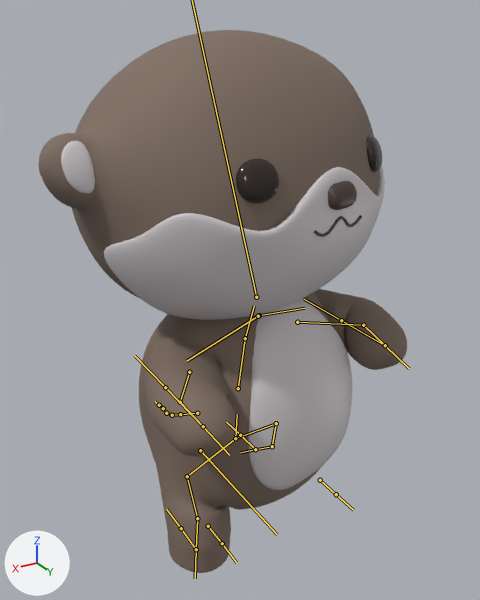
An edit to the FBX model Assets/Modelos/La Original_ nutria.fbx, drawn before and after from the same camera.
One viewpoint serves both versions: a camera (50 mm lens) standing at (1.97, 3.33, 0.74) and looking at (-0.07, -0.06, -0.95). Arrows for +X, +Y and +Z are at lower left; the lights stay in place. Both versions are drawn at frame 30 of the action 'Armature|EmpezarEmpujar'; the numbers are the values there. The bones that bend it are drawn over the model as lines.

Names of what the first picture shows: 'Boca', 'Cabeza', 'Cabeza barbilla', 'Cuerpo', 'Cuerpo panza', 'Forma orejas', 'Nariz', 'Ojos'.
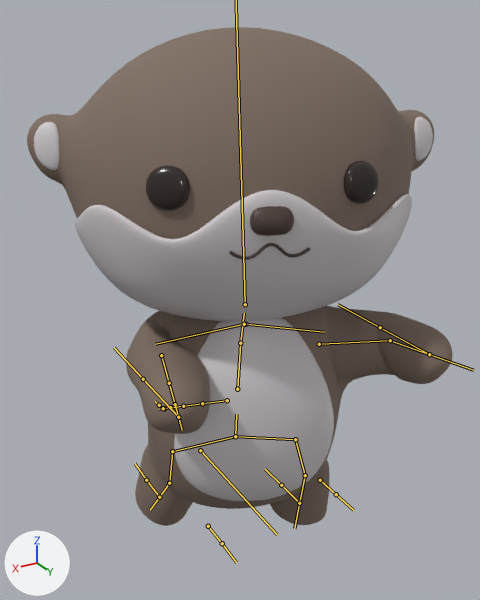
What the commit changed:
Bone 'Columna1' (bone_columna1) moves from (0.0, -0.24, 0.02) to (0.0, -0.2, 0.02).
Bone 'Columna1' (bone_columna1) turns from (-9, 14, -1) to (-14, -21, 3) degrees about its own x, y and z.
Bone 'Brazo.L' (bone_brazo_l) moves from (0.0, 0.0, 0.0) to (0.0, 0.04, 0.0).
Bone 'Brazo.L' (bone_brazo_l) turns from (19, 6, -63) to (21, 1, -21) degrees about its own x, y and z.
Bone 'Mano.L' (bone_mano_l) turns from (-2, -2, -48) to (4, 1, -30) degrees about its own x, y and z.
Bone 'Brazo.R' (bone_brazo_r) moves from (0.0, 0.0, 0.0) to (0.0, 0.01, 0.0).
Bone 'Brazo.R' (bone_brazo_r) turns from (21, -5, 42) to (25, -22, 87) degrees about its own x, y and z.
Bone 'Mano.R' (bone_mano_r) turns from (3, 0, 24) to (5, 4, -6) degrees about its own x, y and z.
Bone 'Rodilla.L' (bone_rodilla_l) turns from (7, 12, 19) to (12, -22, -24) degrees about its own x, y and z.
Bone 'Pie.L' (bone_pie_l) turns from (-1, 0, 14) to (0, 0, 9) degrees about its own x, y and z.
Bone 'Cola1' (bone_cola1) turns from (-7, 0, -13) to (-11, 2, 26) degrees about its own x, y and z.
Bone 'Cola2' (bone_cola2) turns from (-3, 1, -6) to (0, -1, 0) degrees about its own x, y and z.
Bone 'Cola3' (bone_cola3) turns from (0, 0, -3) to (-5, 0, 0) degrees about its own x, y and z.
Bone 'Cola4' (bone_cola4) turns from (1, 0, -1) to (-17, 0, 0) degrees about its own x, y and z.
Bone 'Rodilla.R' (bone_rodilla_r) turns from (11, 13, 36) to (6, -18, -3) degrees about its own x, y and z.
Bone 'Pie.R' (bone_pie_r) turns from (-1, 0, -21) to (0, 0, -7) degrees about its own x, y and z.

Pixel boxes (x1, y1, x2, y2) of what changed, in the pictures (480 x 600 px):
'Cabeza', posed
    before: (39, 30, 379, 298)
    after: (27, 27, 434, 239)
'Cuerpo', posed (22% wider, 22% shorter)
    before: (139, 289, 407, 573)
    after: (126, 306, 453, 526)
'Cabeza barbilla', posed (20% wider, 15% shorter)
    before: (104, 165, 385, 320)
    after: (74, 190, 412, 321)
'Cuerpo panza', posed (52% wider)
    before: (248, 298, 353, 490)
    after: (174, 318, 334, 501)
'Forma orejas', posed
    before: (61, 141, 95, 194)
    after: (34, 117, 433, 170)
bone 'Columna1', root to tip
    before: (235, 438) to (237, 414)
    after: (235, 436) to (236, 414)
bone 'Brazo.L', root to tip
    before: (297, 322) to (363, 325)
    after: (319, 344) to (390, 340)
bone 'Mano.L', root to tip
    before: (363, 325) to (385, 345)
    after: (390, 340) to (429, 354)
bone 'Brazo.R', root to tip
    before: (189, 372) to (180, 402)
    after: (161, 355) to (169, 383)
bone 'Mano.R', root to tip
    before: (180, 402) to (203, 426)
    after: (169, 383) to (175, 404)
bone 'Rodilla.L', root to tip
    before: (276, 423) to (272, 446)
    after: (295, 439) to (305, 475)
bone 'Pie.L', root to tip
    before: (272, 446) to (255, 449)
    after: (305, 475) to (299, 503)
bone 'Cola1', root to tip
    before: (197, 413) to (180, 414)
    after: (227, 400) to (202, 403)
bone 'Cola2', root to tip
    before: (180, 414) to (172, 415)
    after: (202, 403) to (183, 406)
bone 'Cola3', root to tip
    before: (172, 415) to (166, 413)
    after: (183, 406) to (170, 407)
bone 'Cola4', root to tip
    before: (166, 413) to (163, 408)
    after: (170, 407) to (164, 408)
bone 'Rodilla.R', root to tip
    before: (187, 476) to (197, 518)
    after: (172, 451) to (169, 483)
bone 'Pie.R', root to tip
    before: (197, 518) to (196, 549)
    after: (169, 483) to (159, 497)
